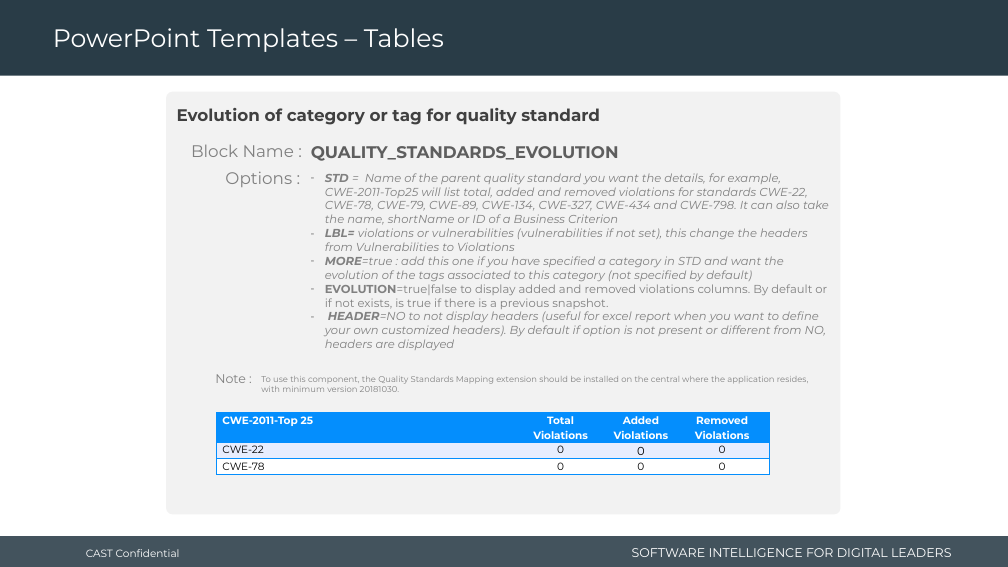
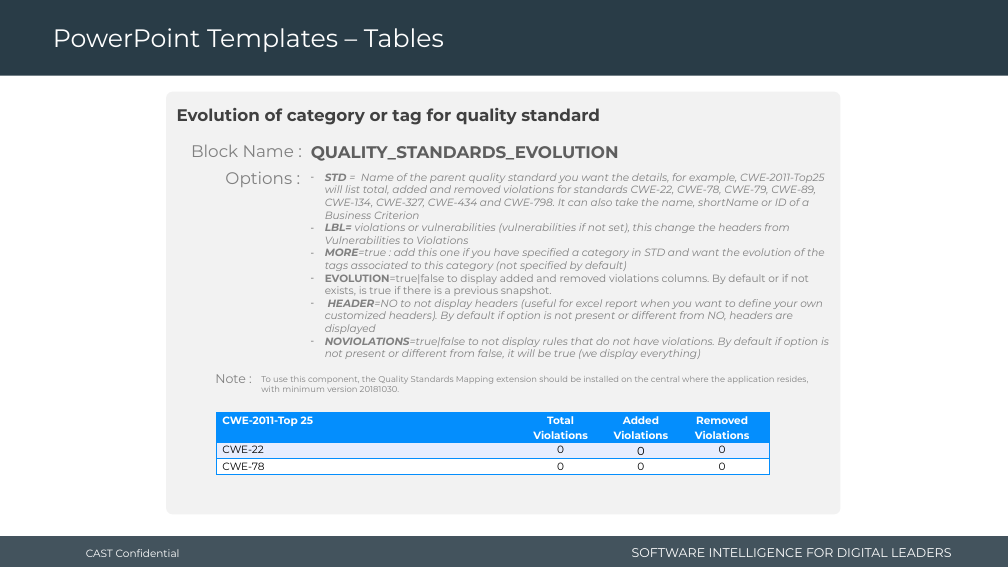
Before and after one commit to CAST-projects/CAST-ReportGenerator, a slide deck: slide 78 of CastReporting.Reporting.Core/Templates/Application/Component library/1- Powerpoint-components-library.pptx. Drawn at 1008x567 pixels with LibreOffice and Linux fonts; fonts in the diff are those of the drawing; background and template pictures are left out. Boxes give left, top, right and bottom in pixels: in the first picture for what was removed or moved away, otherwise in the second. Text is boxed around its words. In the diff, an @@ line names an element or a change of style, - is before the commit and + after.

Commit message:
REPORTGEN-1195: update library templates

```diff
--- a/CastReporting.Reporting.Core/Templates/Application/Component library/1- Powerpoint-components-library.pptx
+++ b/CastReporting.Reporting.Core/Templates/Application/Component library/1- Powerpoint-components-library.pptx
@@ text at (x1=325, y1=173, x2=825, y2=334): size 11 to 10 pt in "STD = Name of the parent quality ...", "LBL= violations or vulnerabilities (vulnerabilities if not ...", "MORE=true : add this one if you ...", "EVOLUTION=true|false to display added and removed violations ..." and 1 more places @@
@@ text at (x1=325, y1=337, x2=829, y2=359): paragraph added @@
+– NOVIOLATIONS=true|false to not display rules that do not have violations. By default if option is not present or different from false, it will be true (we display everything)
```
Also in this commit, not shown: 1 other slide changed, 2 other files.
